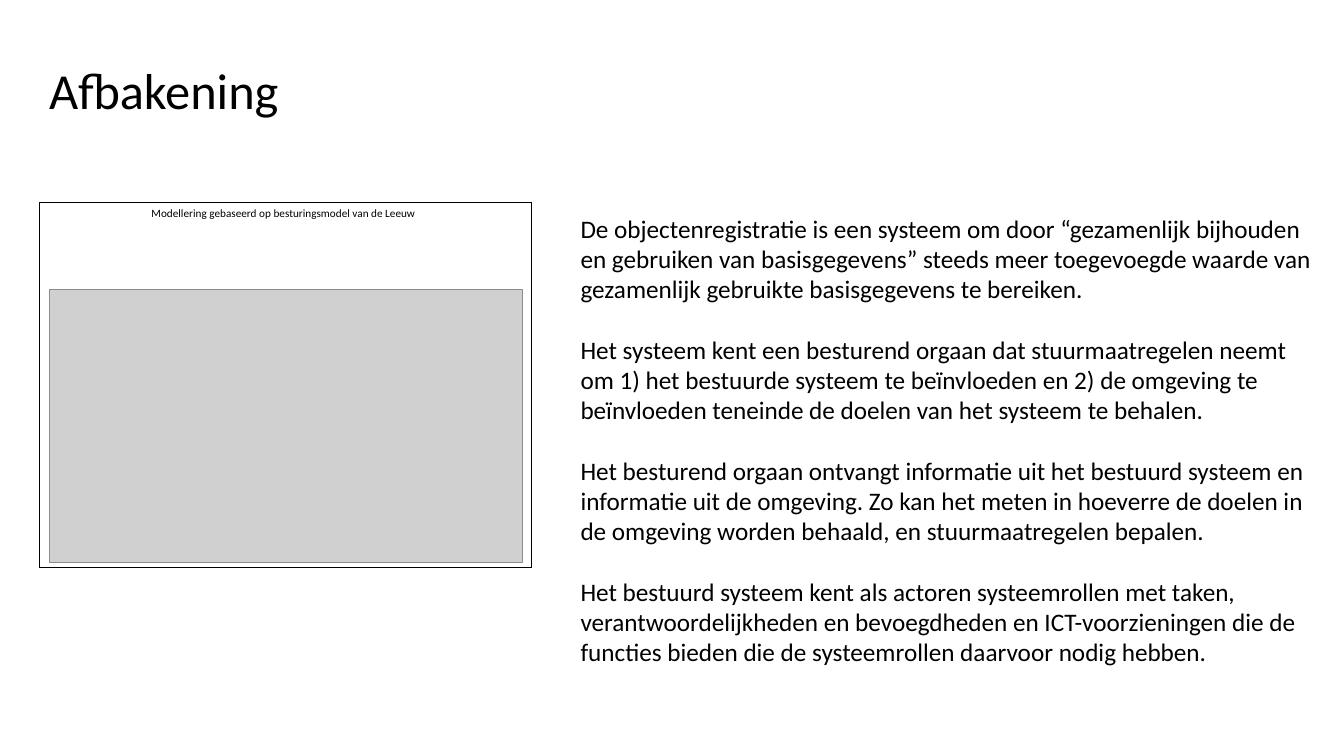
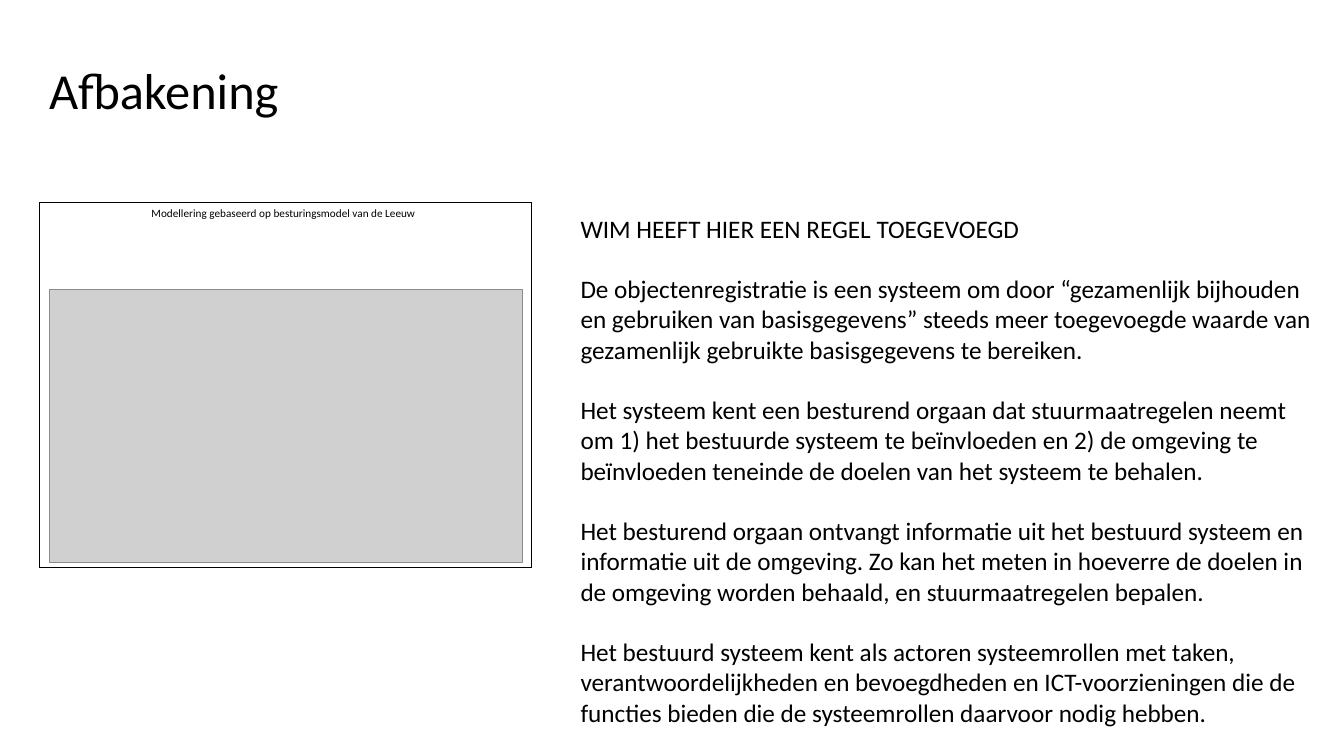
Before and after one commit to Geonovum/disgeo-arch, a slide deck: slide 1 of bronbestanden/Praatplaten Architectuur Objectenregistratie 31 aug 2020 v090.pptx. Drawn at 1344x756 pixels with LibreOffice and Linux fonts; fonts in the diff are those of the drawing; grey boxes stand for pictures. Boxes give left, top, right and bottom in pixels: in the first picture for what was removed or moved away, otherwise in the second. Text is boxed around its words. In the diff, an @@ line names an element or a change of style, - is before the commit and + after.

Commit message:
Wijziging praatplaten v090
Wijziging praatplaten v090 als test

```diff
--- a/bronbestanden/Praatplaten Architectuur Objectenregistratie 31 aug 2020 v090.pptx
+++ b/bronbestanden/Praatplaten Architectuur Objectenregistratie 31 aug 2020 v090.pptx
@@ text at bbox=[581, 221, 1019, 238]: paragraph added @@
+WIM HEEFT HIER EEN REGEL TOEGEVOEGD
```
